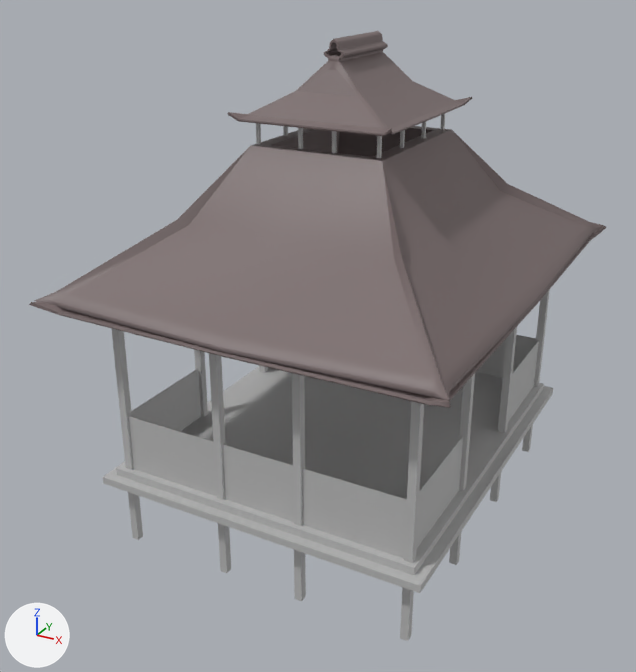
A saved change to the FBX model FBX/Buildings/Gazebo.fbx.
One viewpoint serves both versions: a 50 mm camera at (7.77, -18.62, 9.93) aimed at (-0.28, -3.99, 2.61). The axes (+X, +Y, +Z) are drawn at lower left. The lights are the same throughout. Where no turn or scale is listed for an object, it has been applied to the vertices.
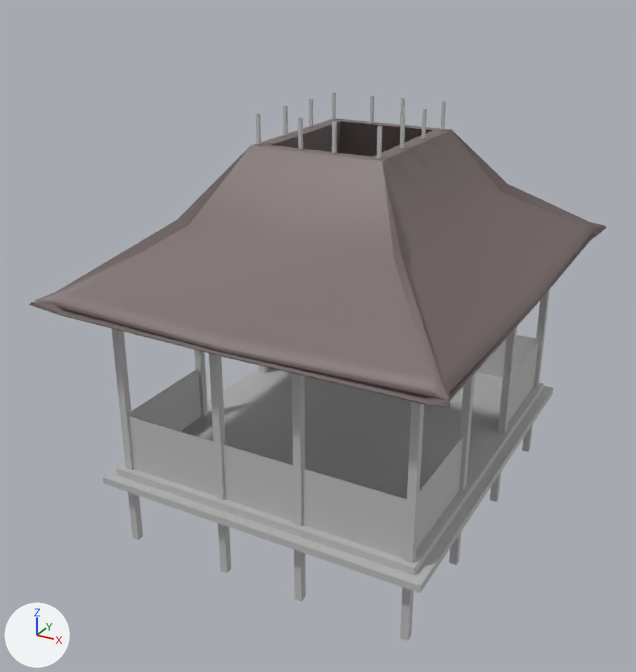
The newer file is also turned or shifted as a whole; pictures and numbers use the older file's frame.

Diff of the bpy script that builds the scene:
```diff
--- a/FBX/Buildings/Gazebo.fbx.py
+++ b/FBX/Buildings/Gazebo.fbx.py
@@ ob_roof2 @@
-ob_roof2 = bpy.data.objects.new('Roof2', me_mesh)
-ob_roof2.location = (0.15, -3.28, 7.54)
```

Location of each change, (x1, y1, x2, y2) in pixels of the pictures (636 x 672 px):
'Roof2', deleted
    before: (227, 31, 472, 137)
